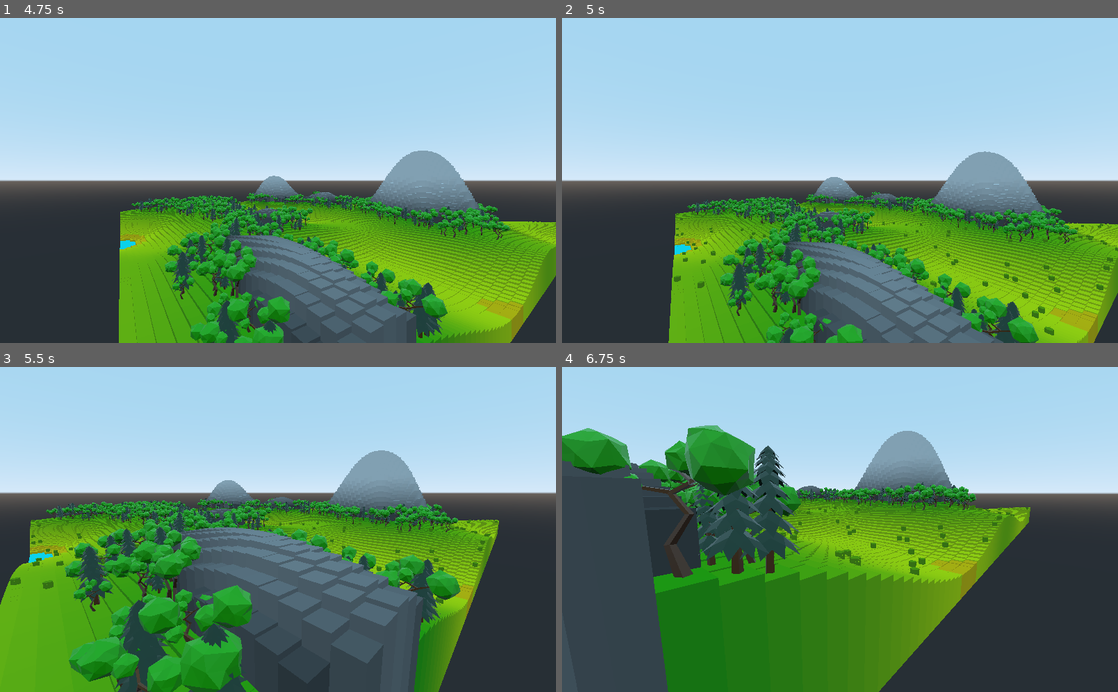
Above: before the commit, frames 1-4 (two rows, left to right).
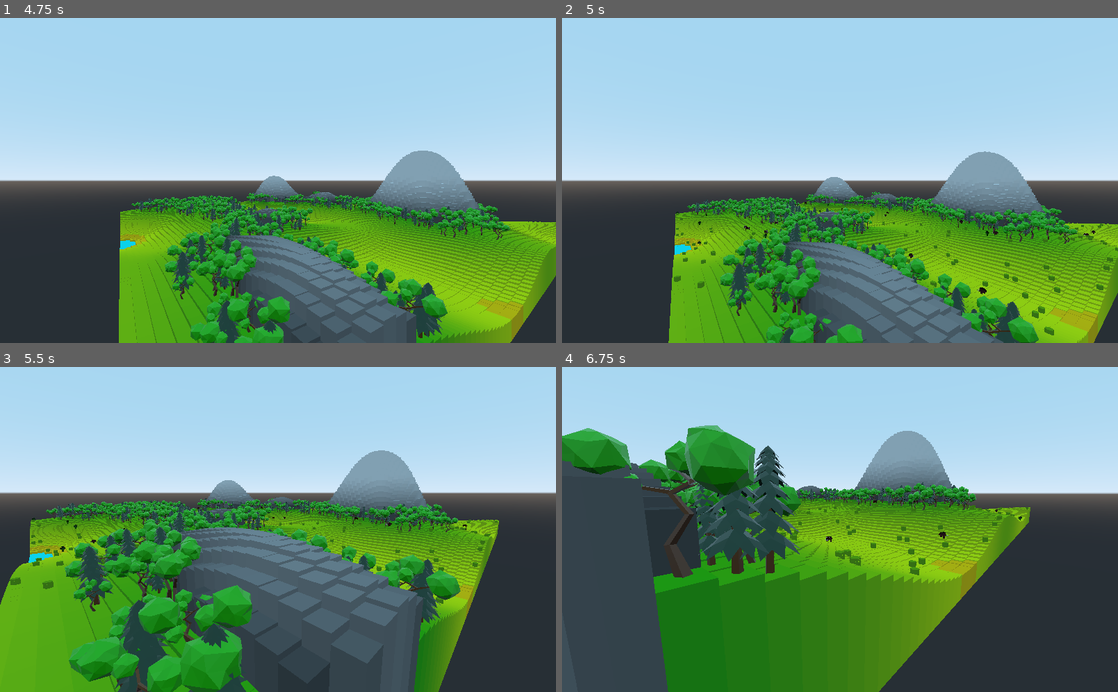
Above: after the commit, the same moments.

Repository: Di4ik3r/HowItEnds
Game: Godot game, scene res://scenes/main_menu/MainMenu.tscn
Same seed, same stepped clock (60 frames per second), same inputs: the game is played once before the commit and once after it.
Inputs (mouse positions are in pixels of both pictures, inside the frame that each line leads up to):
- Up to frame 1 (4.75 s): tap Enter at 0.5, 2 s; move the mouse to (400, 164) at 0.52 s; hold D (move_right) 0.53-1.25 s; hold Shift (glide) 0.53-1.25 s; click (400, 164) at 0.67 s; tap Space (jump) at 0.77, 1.25, 2.75, 3.77 s; drag from (166, 196) to (250, 245) at 1.27 s; move the mouse to (333, 109) at 2.02 s; hold D (move_right) 2.03-2.75 s; hold Shift (glide) 2.03-2.75 s; drag from (250, 245) to (111, 131) at 2.77 s; move the mouse to (444, 229) at 3.52 s; hold A (move_left) 3.53-4.25 s; hold Shift (glide) 3.53-4.25 s; drag from (111, 131) to (194, 99) at 4.27 s
- Up to frame 2 (5 s): no input
- Up to frame 3 (5.5 s): move the mouse to (283, 529) at 5.02 s; hold W (move_forward) from 5.03 s (still down); hold Shift (glide) from 5.03 s (still down)
- Up to frame 4 (6.75 s): move the mouse to (817, 523) at 5.77 s; release W (move_forward) at 5.78 s; release Shift (glide) at 5.78 s; hold D (move_right) 5.78-6.53 s; tap Shift (glide) at 5.85 s; tap Space (jump) at 6.02 s; move the mouse to (867, 529) at 6.52 s; hold W (move_forward) from 6.53 s (still down); hold Shift (glide) from 6.53 s (still down)

Frame 1 is identical in both runs. In frame 2, 0.1% of the frame differs, in the area x 20-96%, y 56-86%; in frame 3, less than 0.1%; in frame 4, less than 0.1%.

Commit message:
timer for restart time managment added; attemp to balance variables

Diff:
--- a/scenes/simulation/Simulation.tscn
+++ b/scenes/simulation/Simulation.tscn
@@ -26,6 +26,8 @@
 
 [node name="BotSpawnTimer" type="Timer" parent="."]
 wait_time = 7.0
+
+[node name="TimerRestart" type="Timer" parent="."]
 
 [node name="FirstPerson" parent="." instance=ExtResource( 3 )]
 transform = Transform( -0.573577, 0, -0.819152, 0, 1, 0, 0.819152, 0, -0.573577, -5, 15, 0 )
@@ -57,3 +59,4 @@
 [connection signal="stay_pressed" from="TestBotUI" to="." method="_on_TestBotUI_stay_pressed"]
 [connection signal="timeout" from="BotTimer" to="." method="_on_BotTimer_timeout"]
 [connection signal="timeout" from="BotSpawnTimer" to="." method="_on_BotSpawnTimer_timeout"]
+[connection signal="timeout" from="TimerRestart" to="." method="_on_TimerRestart_timeout"]
--- a/scripts/global/Variables.gd
+++ b/scripts/global/Variables.gd
@@ -55,18 +55,19 @@
 	A, B
 }
 
-const FOOD_COST = 45
+#const FOOD_COST = 45
+const FOOD_COST = 75
 const BOT_COST = 14
 const MOVE_COST = 0
 const ROTATE_COST = 0
 const REPRODUCE_COST = 35
-const REPRODUCE_BOUND = 225
-const START_ENERGY = 140
+const REPRODUCE_BOUND = 625
+const START_ENERGY = 440
 
 const UNIT = 1
 
-const BOTS_BUFF_SIZE = 10
-const BOTS_BUFF_MULTIPLIER = 0
+const BOTS_BUFF_SIZE = 12
+const BOTS_BUFF_MULTIPLIER = 5
 
 
 var timestamp = OS.get_time()
--- a/scripts/simulation/SimStats.gd
+++ b/scripts/simulation/SimStats.gd
@@ -67,7 +67,6 @@
 #	if file_name == "autosave 17:3:54 map_vars":
 	var save_name = Variables.save_name
 	var restarts = Tools.get_save_restarts()
-	print(restarts)
 	var restart = str(restarts[restarts.size() - 1])
 	var load1 = str("user://saves/%s/%s/sim_stats.tres" % [save_name, restart])
 	var load2 = str("user://saves/%s/%s/map_vars.tres" % [save_name, restart])
--- a/scripts/simulation/Simulation.gd
+++ b/scripts/simulation/Simulation.gd
@@ -10,9 +10,11 @@
 var map_manager = MapManager.new()
 
 var timestamp = Variables.timestamp
+var time_restart = 1
 
 onready var FoodManager = $FoodManager
 onready var Map = get_node(MapPath)
+onready var TimerRestart: = $TimerRestart as Timer
 #onready var CircleCamera = get_node(CircleCameraPath)
 
 
@@ -37,6 +39,13 @@
 #	var stamp = "%02d:%02d:%02d" % [timestamp.hour, timestamp.minute, timestamp.second]
 	Tools.sim_stats.auto_write_data(bot_manager.bots_buff, Variables.save_name)
 	bot_manager.restart()
+
+	TimerRestart.stop()
+	print("time: ", time_restart)
+
+	time_restart = 1
+	TimerRestart.start()
+
 
 
 func _set_resource(value: MapExport) -> void:
@@ -140,3 +149,7 @@
 
 func _link_signals() -> void:
 	bot_manager.connect("bots_died", self, "restart")
+
+
+func _on_TimerRestart_timeout():
+	time_restart += 1
--- a/scripts/simulation/bot/Bot.gd
+++ b/scripts/simulation/bot/Bot.gd
@@ -157,7 +157,8 @@
 
 func parenting(parent: Bot, pos: Vector3) -> void:
 	randomize()
-	parent._set_energy(parent.energy - Variables.REPRODUCE_COST)
+#	parent._set_energy(parent.energy - Variables.REPRODUCE_COST)
+	parent._set_energy(parent.energy / 2)
 	genotype = generate_genotype_by_parent(parent)
 #	energy = 80 + randi() % 10 - 11
 	energy = round(parent.energy / 2)
@@ -198,8 +199,10 @@
 # ~~~~~~~~~~~~~~~~~~~~~~~~~~~~~~~~~~~~~~~~~~~~~~~~~~~~~~~~~~~~~~~~~~~~~~~~~~~~~~ PRIVATE
 func _move() -> void:
 	current_gen_increaser = manager.bot_move(self)
+	_set_energy(energy + Tools.random_int_range(0, 1))
 func _stay() -> void:
-	_set_energy(energy + 1)
+#	_set_energy(energy + 1)
+	pass
 func _eat() -> void:
 	manager.bot_eat(self)
 #	if !manager.is_block_ahead(Env.BlockType.FOOD, position, current_rotation):
@@ -299,6 +302,8 @@
 	return randi() % 6
 
 func _set_cardinal(value) -> void:
+	randomize()
+	_set_energy(energy + Tools.random_int_range(0, 1))
 	cardinal = value
 	match cardinal:
 		Direction.N:
--- a/scripts/simulation/bot/BotManager.gd
+++ b/scripts/simulation/bot/BotManager.gd
@@ -53,10 +53,12 @@
 #		var amount_of_copy = Variables.BOTS_BUFF_MULTIPLIER
 		var amount_of_copy = Tools.random_int_range(0, Variables.BOTS_BUFF_MULTIPLIER)
 		for j in range(0, amount_of_copy):
-			print("copied")
+#			print("copied")
 			var bot_copy = bot.last_duplicate()
 			spawn_bot(bot_copy)
 		spawn_bot(bot)
+
+	print(bots.size())
 
 
 func cycle() -> void:
@@ -136,7 +138,8 @@
 	if bot_for_eat:
 #		print(bot_for_eat)
 		kill_bot(bot_for_eat)
-		bot.energy += round(bot_for_eat.energy / 4)
+#		bot.energy += round(bot_for_eat.energy / 4)
+		bot.energy += round(bot_for_eat.energy / 2)
 #		return Variables.GenTransition.BOT
 #	return Variables.GenTransition.EMPTY
 	return sense(pos)
